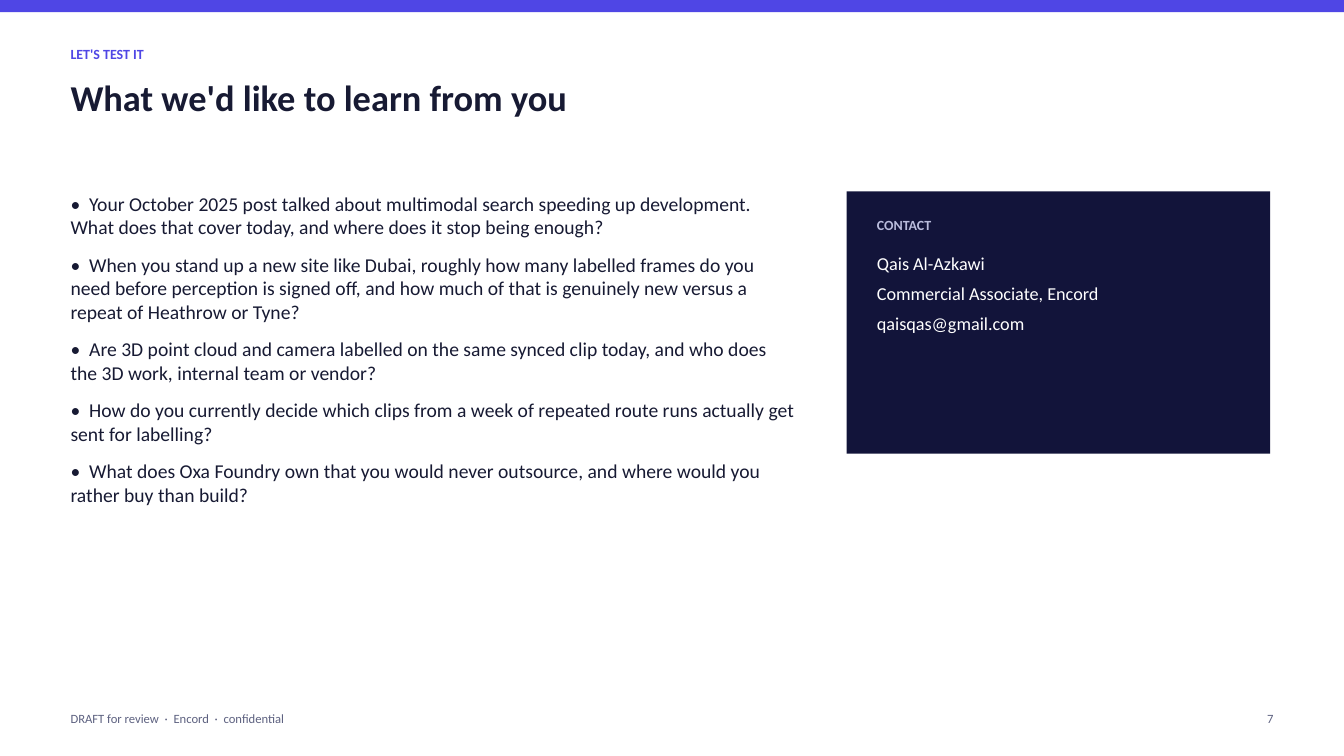
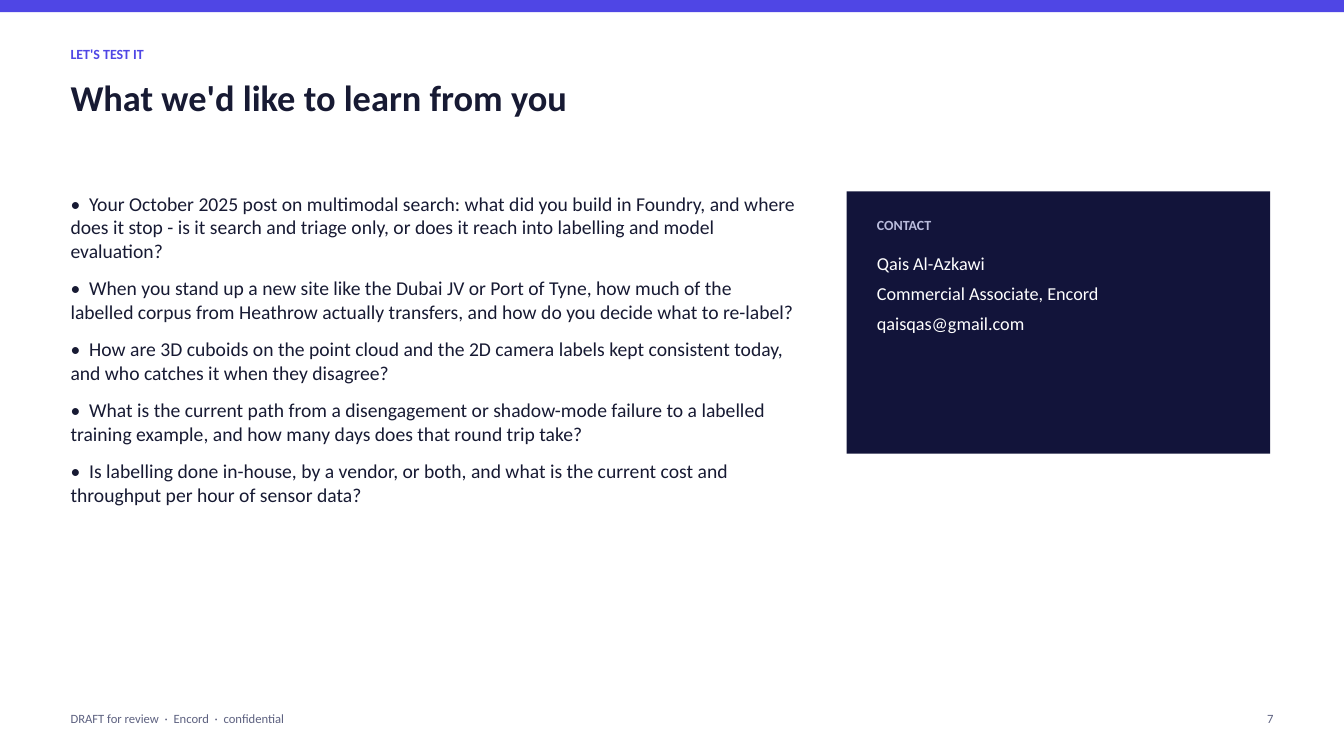
Before and after one commit to qaisak/signal-desk, a slide deck: slide 7 of docs/briefs/oxa.pptx. Drawn at 1344x756 pixels with LibreOffice and Linux fonts; fonts in the diff are those of the drawing. Boxes give left, top, right and bottom in pixels: in the first picture for what was removed or moved away, otherwise in the second. Text is boxed around its words. In the diff, an @@ line names an element or a change of style, - is before the commit and + after.

```diff
--- a/docs/briefs/oxa.pptx
+++ b/docs/briefs/oxa.pptx
@@ text at (x1=71, y1=197, x2=794, y2=506): text changed @@
-• Your October 2025 post talked about multimodal search speeding up development. What does that cover today, and where does it stop being enough?
-• When you stand up a new site like Dubai, roughly how many labelled frames do you need before perception is signed off, and how much of that is genuinely new versus a repeat of Heathrow or Tyne?
-• Are 3D point cloud and camera labelled on the same synced clip today, and who does the 3D work, internal team or vendor?
-• How do you currently decide which clips from a week of repeated route runs actually get sent for labelling?
-• What does Oxa Foundry own that you would never outsource, and where would you rather buy than build?
+• Your October 2025 post on multimodal search: what did you build in Foundry, and where does it stop - is it search and triage only, or does it reach into labelling and model evaluation?
+• When you stand up a new site like the Dubai JV or Port of Tyne, how much of the labelled corpus from Heathrow actually transfers, and how do you decide what to re-label?
+• How are 3D cuboids on the point cloud and the 2D camera labels kept consistent today, and who catches it when they disagree?
+• What is the current path from a disengagement or shadow-mode failure to a labelled training example, and how many days does that round trip take?
+• Is labelling done in-house, by a vendor, or both, and what is the current cost and throughput per hour of sensor data?
```
Also in this commit, not shown: 6 other slides changed, 9 other files.
